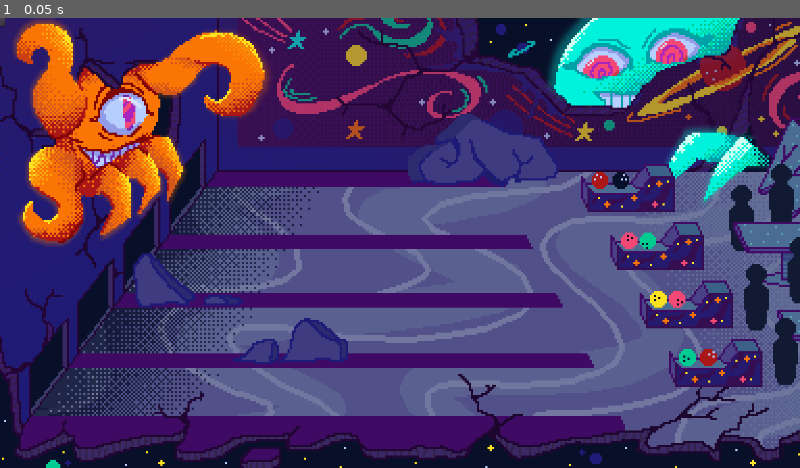
Above: before the commit, frame 1.
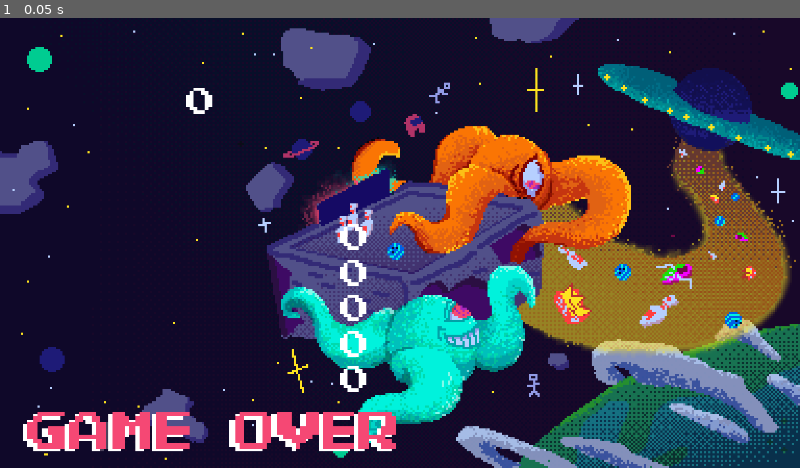
Above: after the commit, the same moment.

Repository: FreemanSpray/EECS_690
Game: Godot game, scene res://Scenes/GameOver.tscn
The game is run twice, just before and just after one commit, with the same random seed, the same clock (stepped at 60 frames per second) and the same inputs. This scene is started directly instead of the project's main scene.
Inputs:
- Up to frame 1 (0.05 s): no input

The runs differ from the first frame. In frame 1, 90% of the frame differs, in the area x 0-100%, y 0-100%.

Commit message:
Implement end screen
Art, high scores list, quit option added.

Diff:
--- a/Scenes/GameOver.gd
+++ b/Scenes/GameOver.gd
@@ -1,5 +1,4 @@
 extends Control
-
 
 # Declare member variables here. Examples:
 # var a = 2
@@ -8,8 +7,30 @@
 
 # Called when the node enters the scene tree for the first time.
 func _ready():
-	GlobalVars.load_scores()
+	# Reference for text justification with BBCode: https://godotforums.org/d/18397-richtextlabel-alignment
+	$YourScore.set("bbcode_text", "[center]" + str(GlobalVars._score) + "[/center]")
+	var scores = GlobalVars.load_scores()
+	$Score1.set("bbcode_text", "[right]" + str(scores[9]) + "[/right]")
+	$Score2.set("bbcode_text", "[right]" + str(scores[8]) + "[/right]")
+	$Score3.set("bbcode_text", "[right]" + str(scores[7]) + "[/right]")
+	$Score4.set("bbcode_text", "[right]" + str(scores[6]) + "[/right]")
+	$Score5.set("bbcode_text", "[right]" + str(scores[5]) + "[/right]")
 
+# Called when unhandled input is detected
+func _unhandled_input(event):
+	if event.is_action_pressed("ui_escape"):
+		# Quit game
+		get_tree().quit()
+	if event.is_action_pressed("ui_accept"):
+		# Quit game
+		get_tree().quit()
+		# Reset and play again (WIP)
+		GlobalVars.m_lives = 3
+		GlobalVars.m_health = 1000
+		GlobalVars._score = 0
+		get_tree().change_scene("res://Scenes/Main.tscn")
+	# Mark input as handled so it won't trigger multiple times per keypress
+	get_tree().set_input_as_handled()
 
 # Called every frame. 'delta' is the elapsed time since the previous frame.
 #func _process(delta):
--- a/Scenes/GameOver.tscn
+++ b/Scenes/GameOver.tscn
@@ -1,6 +1,16 @@
-[gd_scene load_steps=2 format=2]
+[gd_scene load_steps=6 format=2]
 
 [ext_resource path="res://Scenes/GameOver.gd" type="Script" id=1]
+[ext_resource path="res://Assets/End Screen_NoType.png" type="Texture" id=2]
+[ext_resource path="res://Assets/PressStart2P-Regular.ttf" type="DynamicFontData" id=3]
+
+[sub_resource type="DynamicFont" id=1]
+size = 72
+font_data = ExtResource( 3 )
+
+[sub_resource type="DynamicFont" id=2]
+size = 72
+font_data = ExtResource( 3 )
 
 [node name="Control" type="Control"]
 script = ExtResource( 1 )
@@ -8,7 +18,70 @@
 [node name="GameOverScreen" type="TextureRect" parent="."]
 margin_right = 40.0
 margin_bottom = 40.0
+texture = ExtResource( 2 )
 
-[node name="PlayAgainButton" type="Button" parent="."]
-margin_right = 12.0
-margin_bottom = 20.0
+[node name="YourScore" type="RichTextLabel" parent="."]
+margin_left = 164.0
+margin_top = 168.0
+margin_right = 802.0
+margin_bottom = 294.0
+custom_colors/default_color = Color( 0.996078, 0.996078, 0.996078, 1 )
+custom_fonts/normal_font = SubResource( 1 )
+bbcode_enabled = true
+bbcode_text = "[center]0000000[/center]"
+text = "0000000"
+
+[node name="Score1" type="RichTextLabel" parent="."]
+margin_left = 280.0
+margin_top = 495.0
+margin_right = 889.0
+margin_bottom = 611.0
+custom_colors/default_color = Color( 1, 1, 1, 1 )
+custom_fonts/normal_font = SubResource( 2 )
+bbcode_enabled = true
+bbcode_text = "[right]0000000[/right]"
+text = "0000000"
+
+[node name="Score2" type="RichTextLabel" parent="."]
+margin_left = 280.0
+margin_top = 580.0
+margin_right = 889.0
+margin_bottom = 696.0
+custom_colors/default_color = Color( 1, 1, 1, 1 )
+custom_fonts/normal_font = SubResource( 2 )
+bbcode_enabled = true
+bbcode_text = "[right]0000000[/right]"
+text = "0000000"
+
+[node name="Score3" type="RichTextLabel" parent="."]
+margin_left = 280.0
+margin_top = 665.0
+margin_right = 889.0
+margin_bottom = 781.0
+custom_colors/default_color = Color( 1, 1, 1, 1 )
+custom_fonts/normal_font = SubResource( 2 )
+bbcode_enabled = true
+bbcode_text = "[right]0000000[/right]"
+text = "0000000"
+
+[node name="Score4" type="RichTextLabel" parent="."]
+margin_left = 280.0
+margin_top = 750.0
+margin_right = 889.0
+margin_bottom = 866.0
+custom_colors/default_color = Color( 1, 1, 1, 1 )
+custom_fonts/normal_font = SubResource( 2 )
+bbcode_enabled = true
+bbcode_text = "[right]0000000[/right]"
+text = "0000000"
+
+[node name="Score5" type="RichTextLabel" parent="."]
+margin_left = 280.0
+margin_top = 835.0
+margin_right = 889.0
+margin_bottom = 951.0
+custom_colors/default_color = Color( 1, 1, 1, 1 )
+custom_fonts/normal_font = SubResource( 2 )
+bbcode_enabled = true
+bbcode_text = "[right]0000000[/right]"
+text = "0000000"
--- a/Scripts/Global.gd
+++ b/Scripts/Global.gd
@@ -12,7 +12,7 @@
 func _ready():
 	pass # Replace with function body.
 
-func newNode(node, location, parent, scaleMult):
+func newNode(node, location, _parent, scaleMult):
 	var newNode = node.instance()
 	$Hangar.add_child(newNode)
 	newNode.global_position = location
@@ -26,9 +26,8 @@
 		m_lives -= 1
 
 	if m_lives == 0:
+		save_score()
 		get_tree().change_scene("res://Scenes/GameOver.tscn")
-		save_score()
-		queue_free()
 
 func save_score():
 	print(GlobalVars._score)
@@ -87,8 +86,8 @@
 			scores.append(0)
 		else:
 			scores.append(int(scores_str[i]))
-	print("high scores:" + str(scores))
 	file.close()
+	return scores
 
 # Only used for debugging / resetting scores before release. Not for use in-game.
 func reset_scores():
--- a/Scripts/Player.gd
+++ b/Scripts/Player.gd
@@ -22,7 +22,7 @@
 	rng.randomize()
 
 
-# Called every frame. 'delta' is the elapsed time since the previous frame.
+# Called when unhandled input is detected
 func _unhandled_input(event):
 	if event.is_action_pressed("ui_up"):
 		changeLane("up")
Binary file added: Assets/End Screen_NoType.png
Not shown, added: Assets/End Screen_NoType.png.import
Binary file added: Assets/PressStart2P-Regular.ttf
